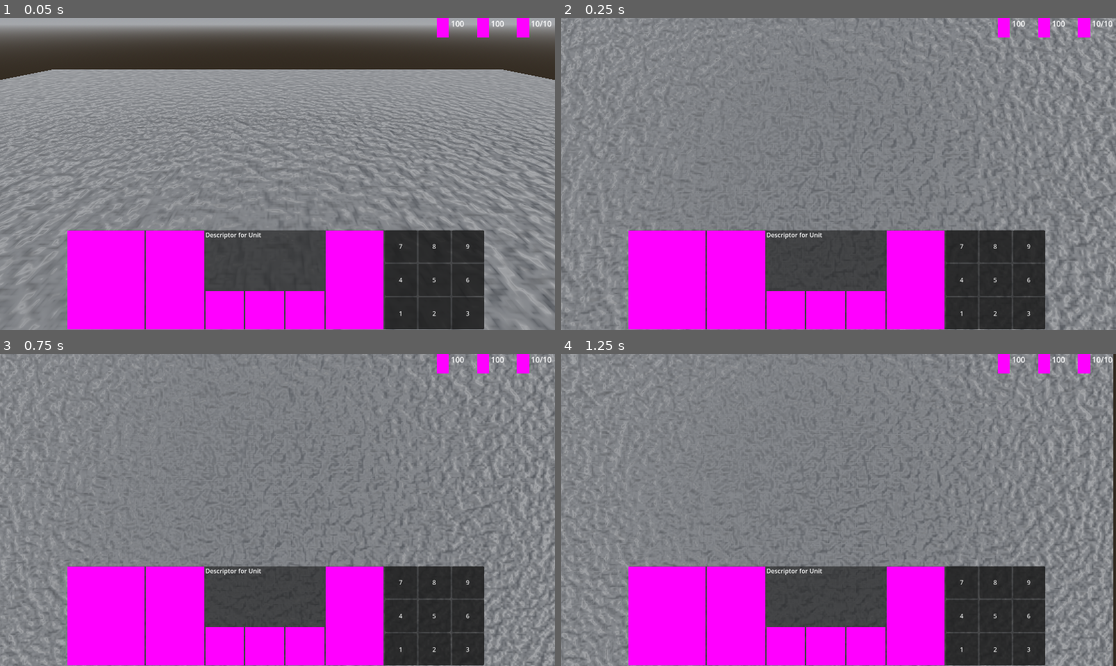
Above: before the commit, frames 1-4 (two rows, left to right).
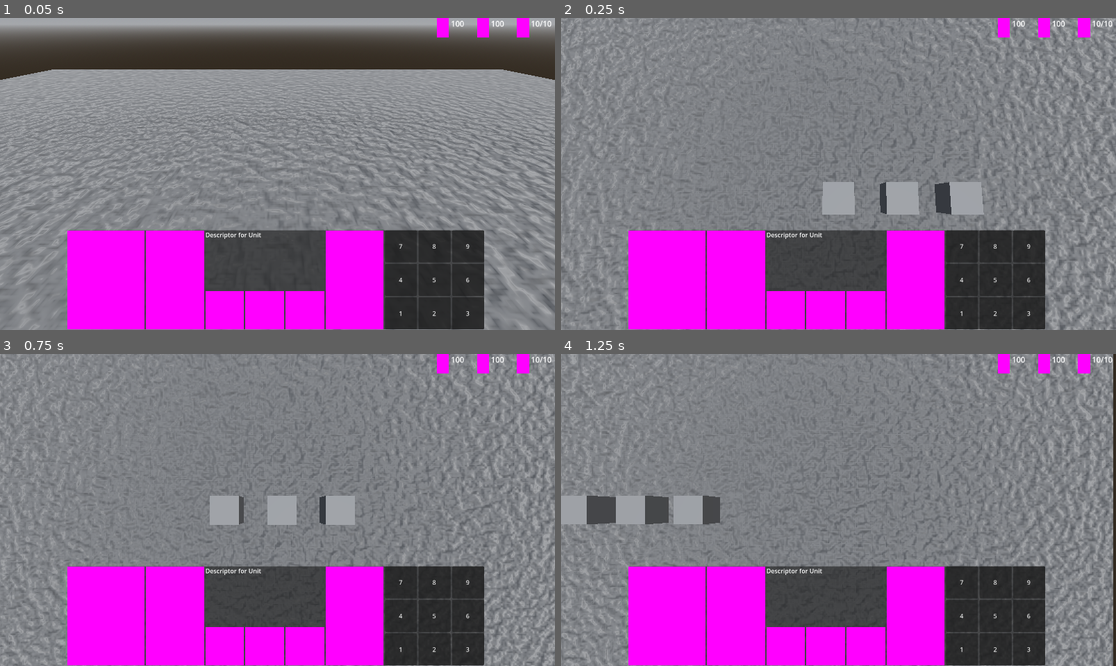
Above: after the commit, the same moments.

Repository: MichaelMacha/FakeCraft
Game: Godot game, scene res://map.tscn
Same seed, same stepped clock (60 frames per second), same inputs: the game is played once before the commit and once after it.
Inputs (mouse positions are in pixels of both pictures, inside the frame that each line leads up to):
- Up to frame 1 (0.05 s): no input
- Up to frame 2 (0.25 s): no input
- Up to frame 3 (0.75 s): move the mouse to (399, 494) at 0.52 s; hold D (east) from 0.53 s (still down); click (399, 494) at 0.6 s
- Up to frame 4 (1.25 s): keep holding D (east)

Frame 1 is identical in both runs. In frame 2, 2.2% of the frame differs, in the area x 47-77%, y 52-64%; in frame 3, 1.6%; in frame 4, 2.3%, in the area x 0-29%, y 45-55%.

Commit message:
Partial support for proper box selection
However, clicking on a unit is being overridden almost immediately, so
we need to do it differently.

I suggest first looking into how clicks versus presses and double-clicks
are differentiated in established professional software like Qt, and
then doing the same entirely from UI, possibly by using ray casts.

Diff:
--- a/camera_3d.gd
+++ b/camera_3d.gd
@@ -2,6 +2,8 @@
 
 @export var speed := 1.0
 @export var control_bounds := 0.1
+
+@onready var ui: Control = $"../../UI"
 
 var go_west := false
 var go_east := false
--- /dev/null
+++ b/entity.gd
@@ -0,0 +1,15 @@
+## All elements which can be considered to be a controllable part of a faction.
+## That is, all buildings, and all units, will extend this.
+class_name Entity extends Node
+
+@export var selection_glow : Node3D
+
+# TODO: This should have some one-to-many tie to a faction.
+
+## Whether the entity is selected
+@export var selected : bool = false:
+	set(value):
+		selected = value
+		if selection_glow:
+			selection_glow.visible = value
+		#print("Selected: ", selected)
--- /dev/null
+++ b/glow ring.tscn
@@ -0,0 +1,14 @@
+[gd_scene load_steps=3 format=3 uid="uid://b0ybihm5n4b5p"]
+
+[ext_resource type="PackedScene" uid="uid://b4nuoglp2gwl6" path="res://disc.glb" id="1_huor8"]
+
+[sub_resource type="StandardMaterial3D" id="StandardMaterial3D_0os72"]
+albedo_color = Color(0, 0, 0, 1)
+emission_enabled = true
+emission = Color(0, 1, 0, 1)
+emission_energy_multiplier = 2.0
+
+[node name="disc" instance=ExtResource("1_huor8")]
+
+[node name="Circle" parent="." index="0"]
+surface_material_override/0 = SubResource("StandardMaterial3D_0os72")
--- a/map.tscn
+++ b/map.tscn
@@ -1,8 +1,9 @@
-[gd_scene load_steps=36 format=3 uid="uid://ck4jnk1x4gnvi"]
+[gd_scene load_steps=37 format=3 uid="uid://ck4jnk1x4gnvi"]
 
 [ext_resource type="Script" path="res://addons/interpolated_camera_3d/interpolated_camera_3d.gd" id="1_3cjf3"]
 [ext_resource type="Script" path="res://camera_3d.gd" id="1_a503m"]
 [ext_resource type="Script" path="res://ui.gd" id="3_vm6ea"]
+[ext_resource type="PackedScene" uid="uid://lhvj5hnos8l4" path="res://unit.tscn" id="4_o6v8m"]
 
 [sub_resource type="NavigationMesh" id="NavigationMesh_5ah6r"]
 vertices = PackedVector3Array(20, 0, 20, -20, 0, 20, 20, 0, -20, -20, 0, -20)
@@ -24,8 +25,7 @@
 material = SubResource("StandardMaterial3D_48rxh")
 size = Vector2(40, 40)
 
-[sub_resource type="ConcavePolygonShape3D" id="ConcavePolygonShape3D_y4uyo"]
-data = PackedVector3Array(20, 0, 20, -20, 0, 20, 20, 0, -20, -20, 0, 20, -20, 0, -20, 20, 0, -20)
+[sub_resource type="WorldBoundaryShape3D" id="WorldBoundaryShape3D_t2nil"]
 
 [sub_resource type="ProceduralSkyMaterial" id="ProceduralSkyMaterial_pl088"]
 
@@ -125,6 +125,18 @@
 
 [node name="Map" type="Node3D"]
 
+[node name="Factions" type="Node" parent="."]
+
+[node name="Units" type="Node3D" parent="."]
+
+[node name="Unit" parent="Units" instance=ExtResource("4_o6v8m")]
+
+[node name="Unit2" parent="Units" instance=ExtResource("4_o6v8m")]
+transform = Transform3D(1, 0, 0, 0, 1, 0, 0, 0, 1, 2, 0, 0)
+
+[node name="Unit3" parent="Units" instance=ExtResource("4_o6v8m")]
+transform = Transform3D(1, 0, 0, 0, 1, 0, 0, 0, 1, 4, 0, 0)
+
 [node name="Level Floor" type="StaticBody3D" parent="."]
 
 [node name="NavigationRegion3D" type="NavigationRegion3D" parent="Level Floor"]
@@ -135,7 +147,7 @@
 skeleton = NodePath("../..")
 
 [node name="CollisionShape3D" type="CollisionShape3D" parent="Level Floor"]
-shape = SubResource("ConcavePolygonShape3D_y4uyo")
+shape = SubResource("WorldBoundaryShape3D_t2nil")
 
 [node name="Global" type="Node" parent="."]
 
@@ -162,7 +174,9 @@
 anchor_bottom = 1.0
 grow_horizontal = 2
 grow_vertical = 2
+mouse_filter = 1
 script = ExtResource("3_vm6ea")
+metadata/_edit_use_anchors_ = true
 
 [node name="Resources" type="HBoxContainer" parent="UI"]
 layout_mode = 1
--- a/ui.gd
+++ b/ui.gd
@@ -1,34 +1,153 @@
-extends Control
+class_name UI extends Control
+#
+##I am doing this entirely wrong.
+#
+##New Method: On select down, sample the start point in world space by shooting
+##from the camera. Do the same on select up, for the end point. Use these two
+##points to calculate a world-space rect to compare against, and check it against
+##the XZ coordinates of units to see if they're selected.
+#
 
-var start_box_pos : Vector2
-var dragging : bool = false
+const RAY_LENGTH = 1000.0
 
 @onready var hud: PanelContainer = $HUD
+@onready var map : Node3D = $".."
+@onready var camera_3d: Camera3D = $"../Global/Camera3D"
+@onready var space_state := map.get_world_3d().direct_space_state
+@onready var units: Node3D = $"../Units"
 
-func _input(event: InputEvent) -> void:
-	#Check for efforts at box selection
+##Start of our drag box in world space
+var rect_start : Vector3 = -Vector3.INF
+
+##End of our drag box in world space
+var rect_end : Vector3 = -Vector3.INF
+
+##Whether we're currently dragging a box
+var dragging := false:
+	set(value):
+		dragging = value
+		#This is interfering with our click control. Find a way to support both.
+		if not dragging:
+			check_selection()
+
+func _unhandled_input(event: InputEvent) -> void:
+#func _input(event: InputEvent) -> void:
 	if event.is_action("select"):
 		if over_playfield():
 			if event.pressed:
-				if not dragging:
-					start_box_pos = get_viewport().get_mouse_position()
-				dragging = true
-		if event.is_released():
-			dragging = false
+				start_drag(event.position)
+			else:
+				end_drag(event.position)
+		else:
+			end_drag(event.position)
+
+func start_drag(pos : Vector2) -> void:
+	rect_start = query_world_position(pos)
+	#print("Rect Start: ", rect_start)
+	dragging = true
+
+func end_drag(pos: Vector2) -> void:
+	rect_end = query_world_position(pos)
+	dragging = false
+	#print("Rect End: ", rect_end)
+
+## Old Stuff
+#
+#
+#
+#
+#var start_box_pos : Vector2
+#var start_box_world_pos : Vector3
+#
+#
+#var dragging : bool = false:
+	#set(value):
+		#dragging = value
+		#if not dragging:
+			##Here we implement the behavior associated with dragging a box, as
+			##we have all of the data necessary—that is, the current mouse
+			##position, the start mouse position, and presumably access to all
+			##of the units.
+			#
+			##Project a frustrum through the box.
+			##Iterate over all units
+				##(which can't be ruled out by other means)
+				##See if they intersect the frustrum at all
+			#
+			##TODO: Godot does not have a Frustrum3D shape, but this might be
+			##something to come back to with an extension.
+			#
+			## Starcraft was a '98-ish game; let's go with a Rect2 check.
+			#var start := Vector2(start_box_world_pos.x, start_box_world_pos.z)
+			#var world_pos = query_world_position(get_global_mouse_position())
+			#var end := Vector2(world_pos.x, world_pos.z) - start
+			#var rect := Rect2(
+				#start,
+				#end
+			#).abs()
+			#
+			#for unit in $"../Units".get_children():
+				#print("Unit: ", unit)
+				#
+				## Assume unit is an entity
+				#var entity : Entity = unit
+				#var point := Vector2(unit.global_position.x, unit.global_position.z)
+				#print("Rect ", rect, " has point ", point, ": ", rect.has_point(point))
+				#entity.selected = rect.has_point(point)
+				#
+			#print(rect)
+#
+
+#
+func query_world_position(screen_position : Vector2) -> Vector3:
+	var from := camera_3d.project_ray_origin(screen_position)
+	var to := from + camera_3d.project_ray_normal(screen_position) * RAY_LENGTH
+	var query := PhysicsRayQueryParameters3D.create(from, to)
+	var result : Dictionary = space_state.intersect_ray(query)
+
+	#Assumption: We have a WorldBoundary collider at the Y = 0 plane, and we
+	#will always have collided with something. Therefore this is valid:
+
+	return result.position
+
+func query_screen_position(world_position : Vector3) -> Vector2:
+	return camera_3d.unproject_position(world_position)
 
 func _process(delta: float) -> void:
-
 	# Call a _draw, since this must be done manually
 	queue_redraw()
 
-## Draw custom graphics like our box selector
+### Draw custom graphics like our box selector
 func _draw() -> void:
 	if dragging:
-		draw_rect(Rect2(start_box_pos, get_global_mouse_position() - start_box_pos),
-			Color.GREEN, false, 2.0)
+		#var new_origin := camera_3d.unproject_position(start_box_world_pos)
+		var new_origin := query_screen_position(rect_start)
+		draw_rect(
+			Rect2(new_origin, get_global_mouse_position() - new_origin),
+				Color.GREEN, false, 2.0
+			)
+#
+### Determine whether the mouse is over the playfield, or over the UI.
+###
+### Returns true when over the playfield.
+func over_playfield() -> bool:
+	#Basically just ignore the HUD space
+	return not hud.get_rect().has_point(get_global_mouse_position())
 
-## Determine whether the mouse is over the playfield, or over the UI.
-##
-## Returns true when over the playfield.
-func over_playfield() -> bool:
-	return not hud.get_rect().has_point(get_global_mouse_position())
+## Iterate over all units qualified for selection, and see if their XZ
+## coordinate falls between rect_start and rect_end
+
+func check_selection() -> void:
+	var rect := Rect2(
+		Vector2(rect_start.x, rect_start.z),
+		Vector2(rect_end.x, rect_end.z)) #.abs()
+	for unit in units.get_children():
+		var location := Vector2(unit.global_position.x,
+		unit.global_position.z)
+		unit.selected = rect.has_point(location)
+
+func select(entity : Entity) -> void:
+	for unit in units.get_children():
+		unit.selected = false
+
+	entity.selected = true
--- /dev/null
+++ b/unit.gd
@@ -0,0 +1,18 @@
+class_name Unit extends Entity
+
+@onready var ui : UI = $"/root/Map/UI"
+
+func _input(event: InputEvent) -> void:
+	#if event is InputEventMouseButton:
+		#print("Clicked on ", self)
+	pass
+
+func _on_input_event(camera: Node, event: InputEvent, event_position: Vector3, normal: Vector3, shape_idx: int) -> void:
+	#Almost works, but cancels out from UI. Better we handle it there.
+	#if event is InputEventMouseButton:
+		#if event.button_index == MOUSE_BUTTON_LEFT:
+			#if event.pressed:
+				#ui.select(self)
+				#get_viewport().set_input_as_handled()
+			#
+	pass
--- /dev/null
+++ b/unit.tscn
@@ -0,0 +1,27 @@
+[gd_scene load_steps=5 format=3 uid="uid://lhvj5hnos8l4"]
+
+[ext_resource type="Script" path="res://unit.gd" id="1_ahi1y"]
+[ext_resource type="PackedScene" uid="uid://b0ybihm5n4b5p" path="res://glow ring.tscn" id="2_5gjeh"]
+
+[sub_resource type="BoxMesh" id="BoxMesh_8ju7t"]
+
+[sub_resource type="BoxShape3D" id="BoxShape3D_pyosb"]
+
+[node name="Unit" type="CharacterBody3D" node_paths=PackedStringArray("selection_glow")]
+input_capture_on_drag = true
+script = ExtResource("1_ahi1y")
+selection_glow = NodePath("disc")
+
+[node name="disc" parent="." instance=ExtResource("2_5gjeh")]
+transform = Transform3D(1, 0, 0, 0, 1, 0, 0, 0, 1, 0, 0.1, 0)
+visible = false
+
+[node name="MeshInstance3D" type="MeshInstance3D" parent="."]
+transform = Transform3D(1, 0, 0, 0, 1, 0, 0, 0, 1, 0, 0.5, 0)
+mesh = SubResource("BoxMesh_8ju7t")
+
+[node name="CollisionShape3D" type="CollisionShape3D" parent="."]
+transform = Transform3D(1, 0, 0, 0, 1, 0, 0, 0, 1, 0, 0.5, 0)
+shape = SubResource("BoxShape3D_pyosb")
+
+[connection signal="input_event" from="." to="." method="_on_input_event"]
Binary file added: disc.glb
Not shown, added: disc.glb.import
Not shown, added: .FakeCraft Notes.kate-swp
